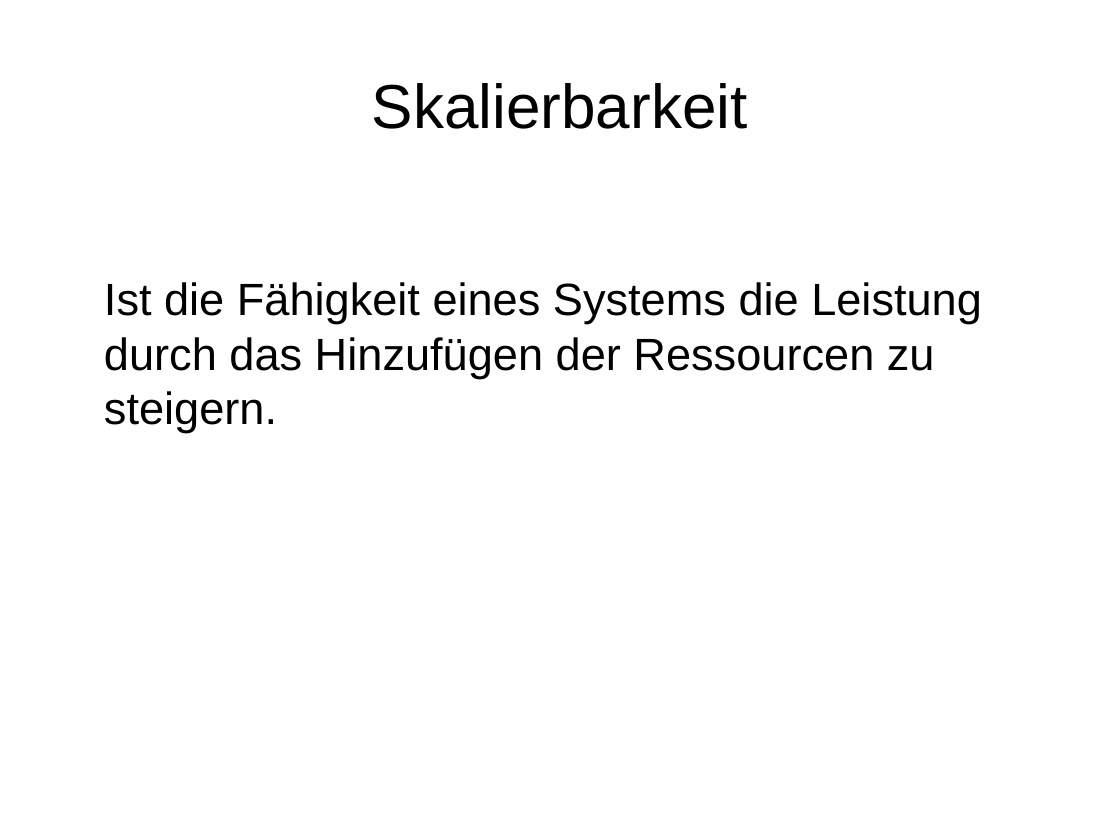
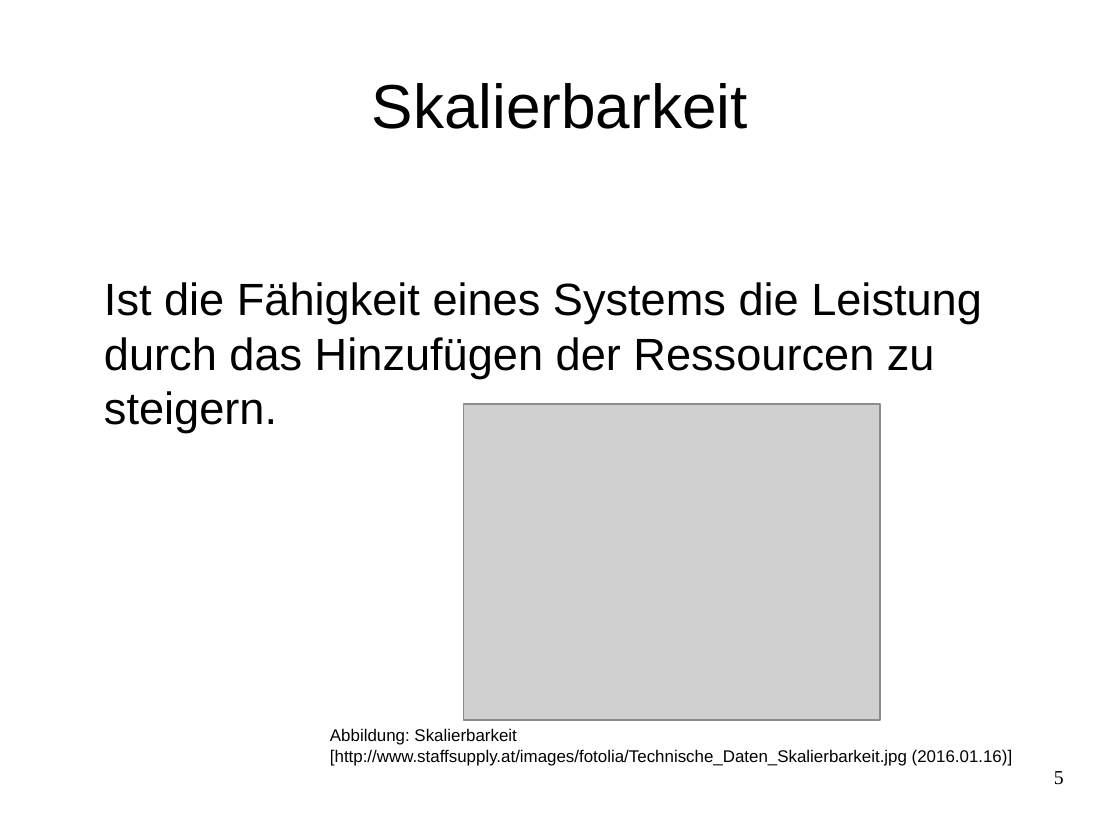
Before and after one commit to celentanos/inora, a slide deck: slide 5 of inora_vortrag.odp. Drawn at 1120x840 pixels with LibreOffice and Linux fonts; fonts in the diff are those of the drawing; grey boxes stand for pictures. Boxes give left, top, right and bottom in pixels: in the first picture for what was removed or moved away, otherwise in the second. Text is boxed around its words. In the diff, an @@ line names an element or a change of style, - is before the commit and + after.

```diff
--- a/inora_vortrag.odp
+++ b/inora_vortrag.odp
@@ picture added at <box>464,405,881,721</box> @@
@@ text added at <box>330,728,1013,766</box>, 12 pt, text #000000 @@
+Abbildung: Skalierbarkeit
+[http://www.staffsupply.at/images/fotolia/Technische_Daten_Skalierbarkeit.jpg (2016.01.16)]
@@ page number added at <box>1054,771,1064,785</box>, 14 pt, text #000000 @@
+5
```
Also in this commit, not shown: 6 other slides changed, 1 slide added, 10 other files.
